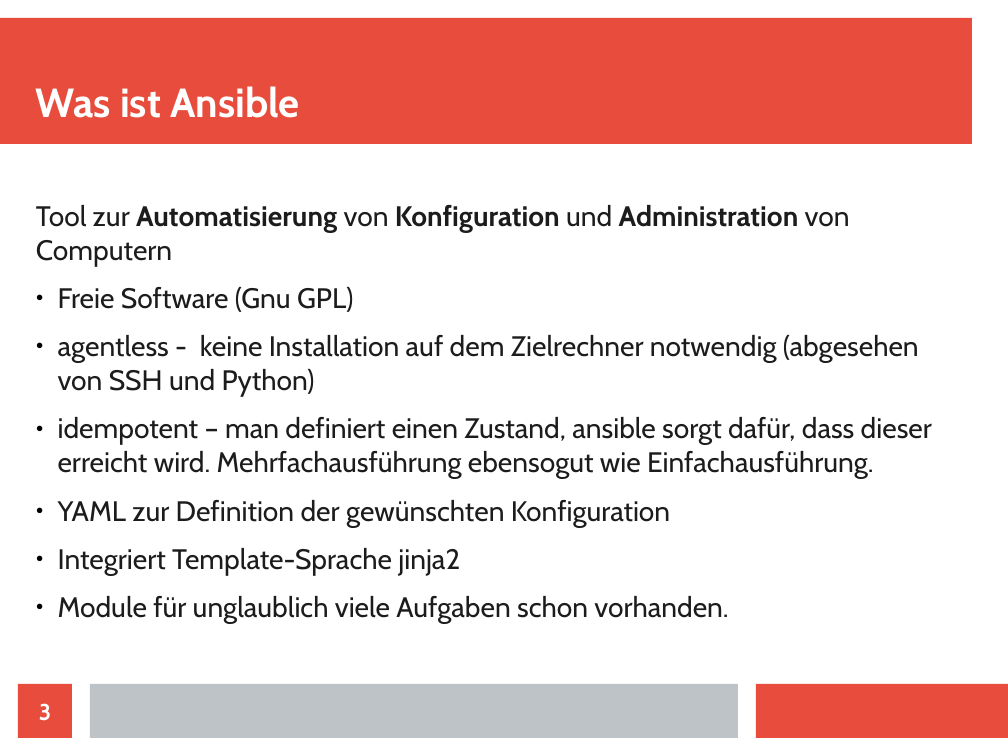
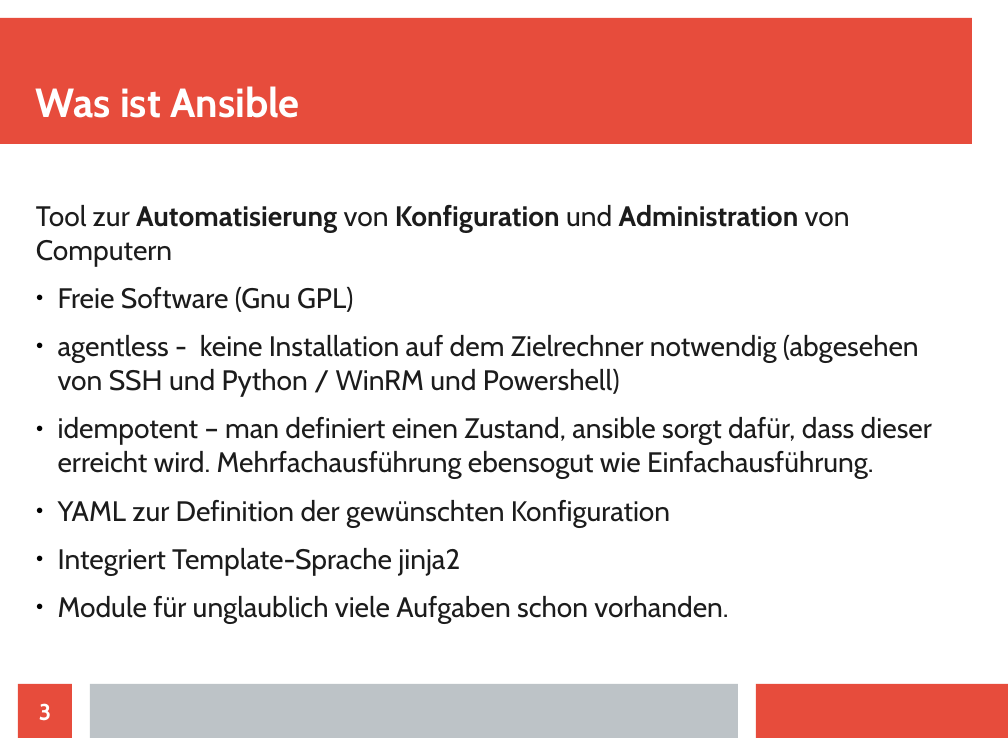
Before and after one commit to anschuetz/ansible-workshop, a slide deck: slide 3 of Ansible-Workshop.odp. Drawn at 1008x756 pixels with LibreOffice and Linux fonts; fonts in the diff are those of the drawing. Boxes give left, top, right and bottom in pixels: in the first picture for what was removed or moved away, otherwise in the second. Text is boxed around its words. In the diff, an @@ line names an element or a change of style, - is before the commit and + after.

```diff
--- a/Ansible-Workshop.odp
+++ b/Ansible-Workshop.odp
@@ text at <box>58,335,919,396</box>: text changed @@
-● agentless - keine Installation auf dem Zielrechner notwendig (abgesehen von SSH und Python)
+● agentless - keine Installation auf dem Zielrechner notwendig (abgesehen von SSH und Python / WinRM und Powershell)
```
Also in this commit, not shown: 1 other slide changed, 27 other files.
